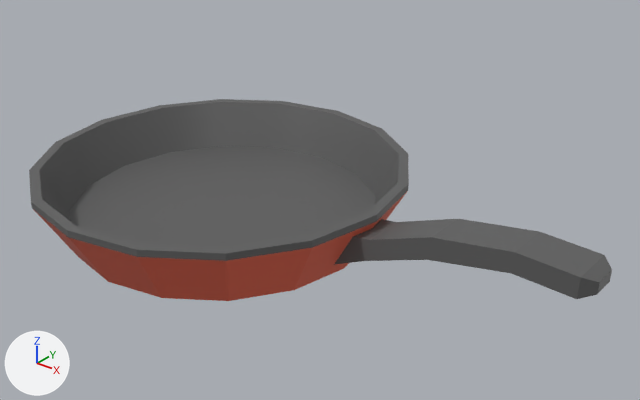
Renders of the FBX model Assets/Models/Pan2/SM_Prop_Pan_02.fbx from each side of a commit.
Rendered twice from a 50 mm camera at (0.689, -0.678, 0.492) aimed at (0.133, 0.016, 0.062). Every picture has the same lights, and +X, +Y and +Z are marked at lower left. Vertices at the same position are counted once.
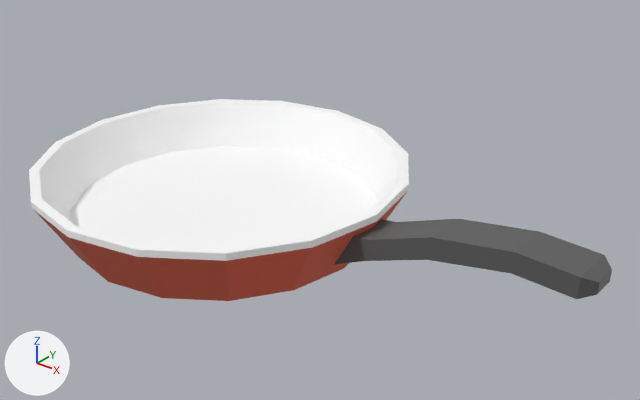
What differs and where, as boxes (x1, y1, x2, y2) in the pictures (640 x 400 px):
part 1 of me_cylinder_001, recoloured (grey to white): (29, 99, 409, 261) in both
part 2 of me_cylinder_001, recoloured (grey to white): (69, 146, 375, 248) in both

The edits, one by one:
me_cylinder_001 has 120 vertices, 104 faces and spans x -0.222..0.466, y -0.222..0.222, z -0.045..0.06.
me_cylinder_001 is used by ob_cylinder; location (0.0, 0.0, 0.0435).
me_cylinder_001 part 1: all 48 faces centred in x -0.213..0.213, y -0.213..0.213, z 0.007..0.034 switch from mat_material_007 (dark grey #5e5e5e) to mat_material_009 (white #ffffff).
me_cylinder_001 part 2: the 1 face centred in x 0.0, y 0.0, z -0.021 switches from mat_material_007 (dark grey #5e5e5e) to mat_material_009 (white #ffffff).
